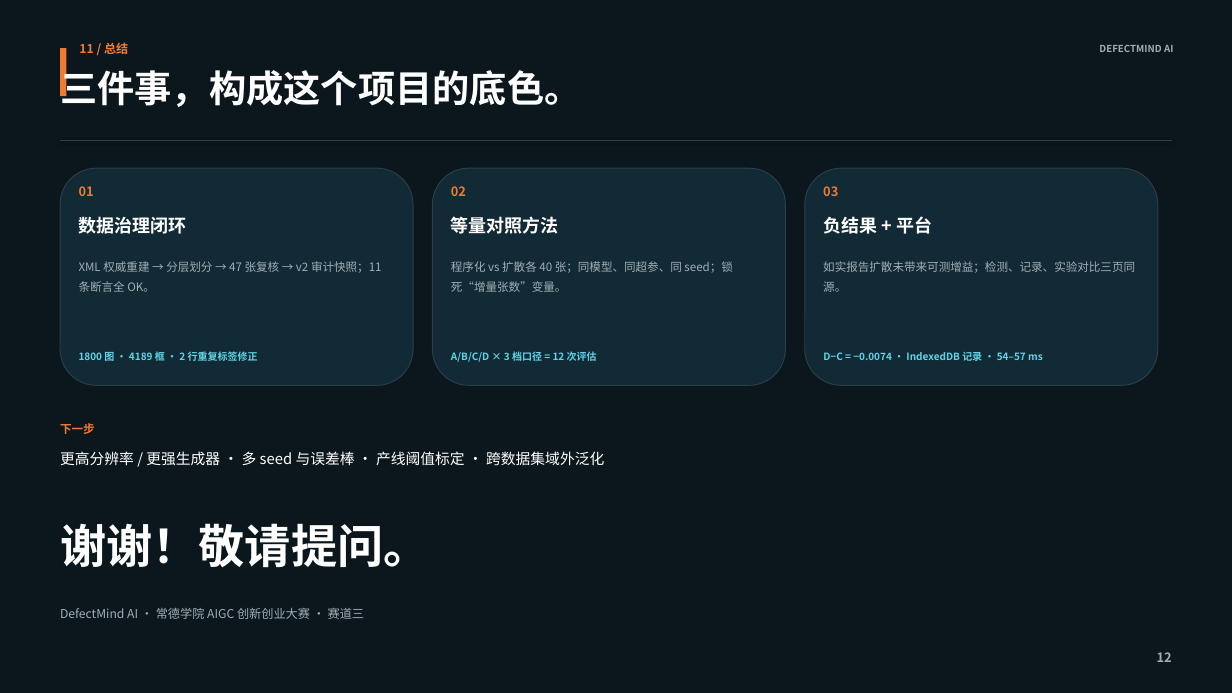
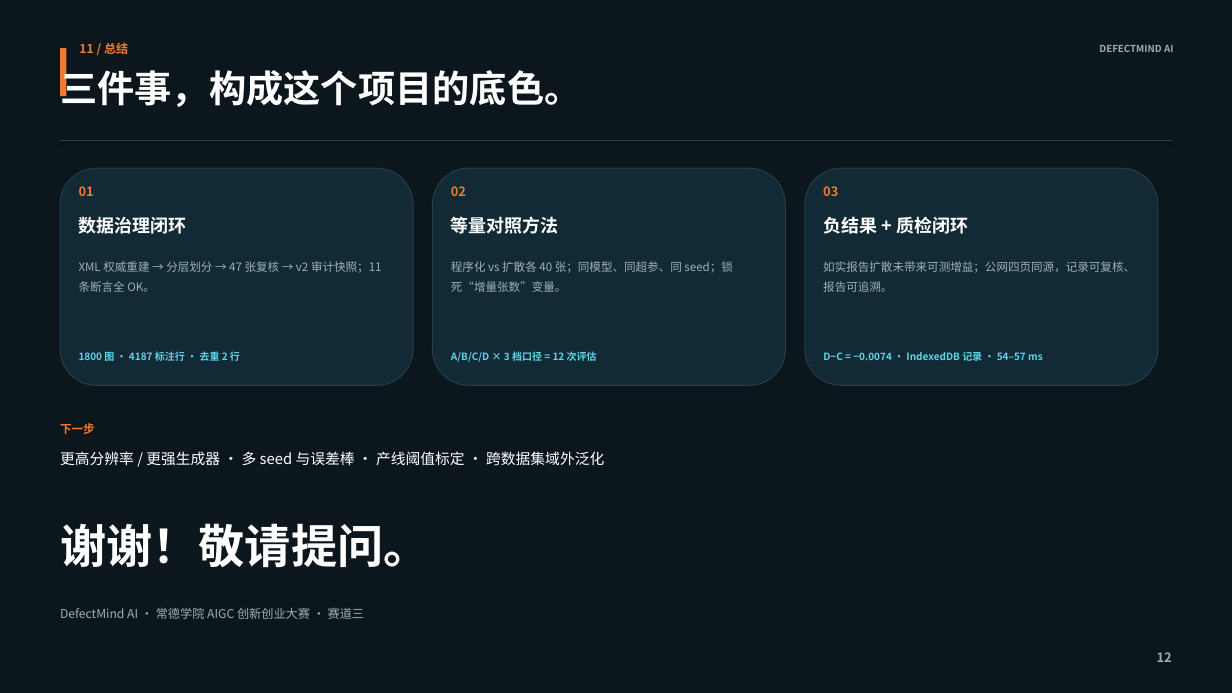
Before and after one commit to zzq10086/defectmind-ai-showcase, a slide deck: slide 12 of DefectMind_AI_答辩PPT.pptx. Drawn at 1232x693 pixels with LibreOffice and Linux fonts; fonts in the diff are those of the drawing. Boxes give left, top, right and bottom in pixels: in the first picture for what was removed or moved away, otherwise in the second. Text is boxed around its words. In the diff, an @@ line names an element or a change of style, - is before the commit and + after.

```diff
--- a/DefectMind_AI_答辩PPT.pptx
+++ b/DefectMind_AI_答辩PPT.pptx
@@ text at bbox=[823, 216, 968, 234]: text changed @@
-负结果 + 平台
+负结果 + 质检闭环
@@ text at bbox=[823, 261, 1135, 292]: text changed @@
-如实报告扩散未带来可测增益；检测、记录、实验对比三页同源。
+如实报告扩散未带来可测增益；公网四页同源，记录可复核、报告可追溯。
@@ text at bbox=[79, 350, 240, 363]: text changed @@
-1800 图 · 4189 框 · 2 行重复标签修正
+1800 图 · 4187 标注行 · 去重 2 行
```
Also in this commit, not shown: 5 other slides changed, 1 slide added, 1 slide removed, 8 other files.
